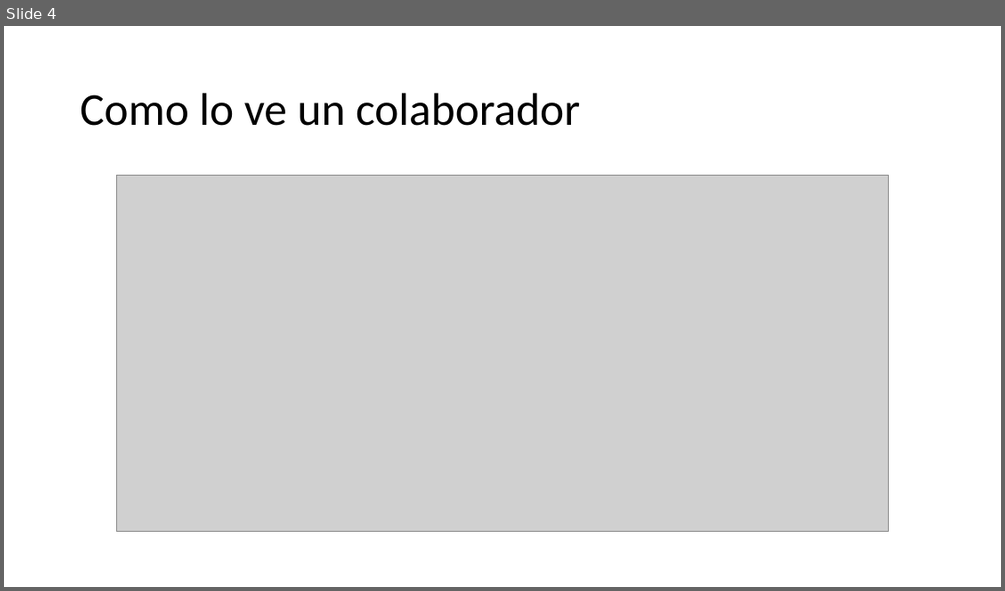
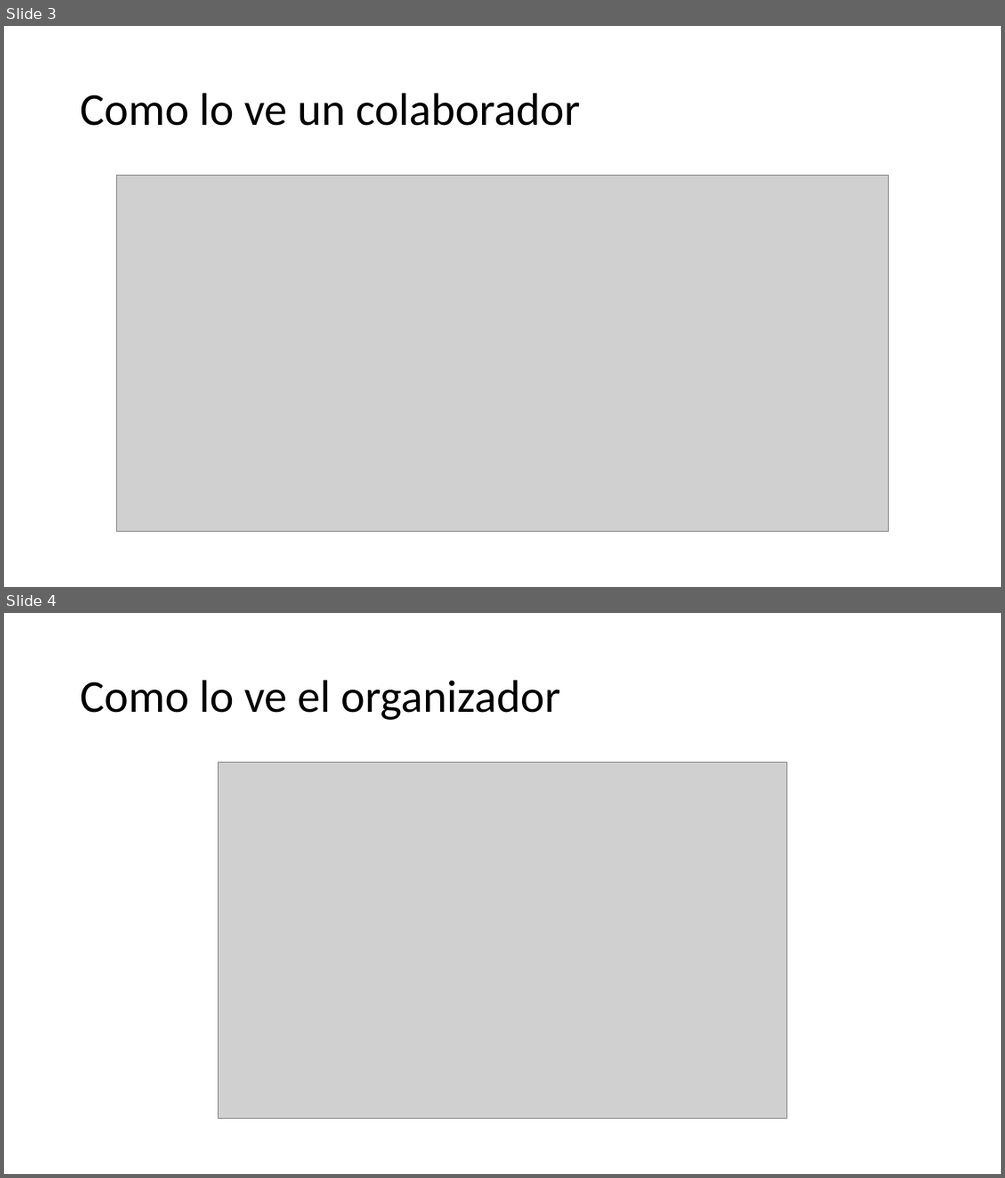
Before and after one commit to jogs78/eventos, a slide deck: extras/2019_09_04 todo eventos.pptx. Shown one above the other, each under a label of ours: slide 4 before the commit, slides 3 and 4 after it. The pictures are 1005x591 and 1005x1178 pixels, drawn with LibreOffice and Linux fonts; fonts in the diff are those of the drawing; grey boxes stand for pictures. Boxes give left, top, right and bottom in pixels: in the first picture for what was removed or moved away, otherwise in the second. Text is boxed around its words. In the diff, an @@ line names an element or a change of style, - is before the commit and + after.

```diff
--- a/extras/2019_09_04 todo eventos.pptx
+++ b/extras/2019_09_04 todo eventos.pptx
@@ slide 4 added at box(4, 613, 1001, 1174), background #FFFFFF @@
@@ title added at box(80, 680, 560, 720), 44 pt, text #000000 @@
+Como lo ve el organizador
@@ picture added at box(218, 763, 787, 1119) @@
@@ what was slide 4 is now slide 3 @@
```
Also in this commit, not shown: 1 slide changed, 2 other slides added, 1 slide removed, 12 other files.
